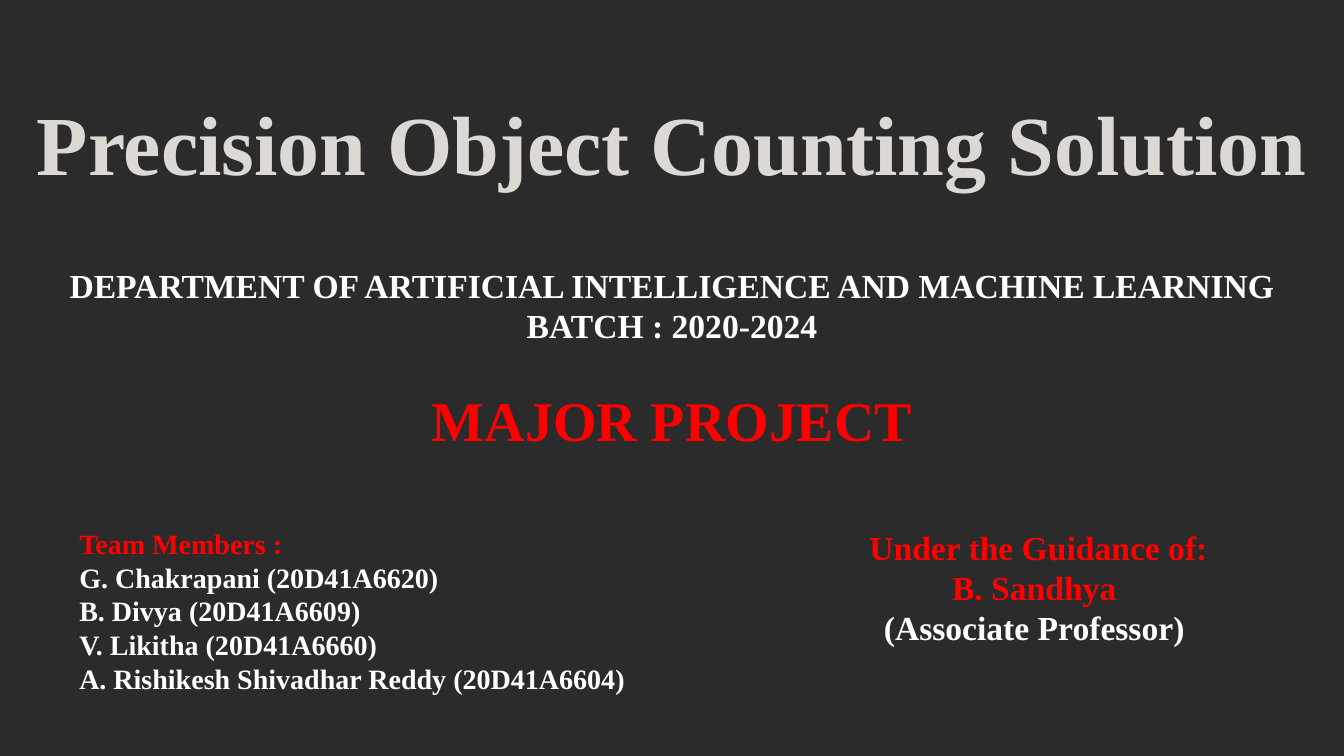
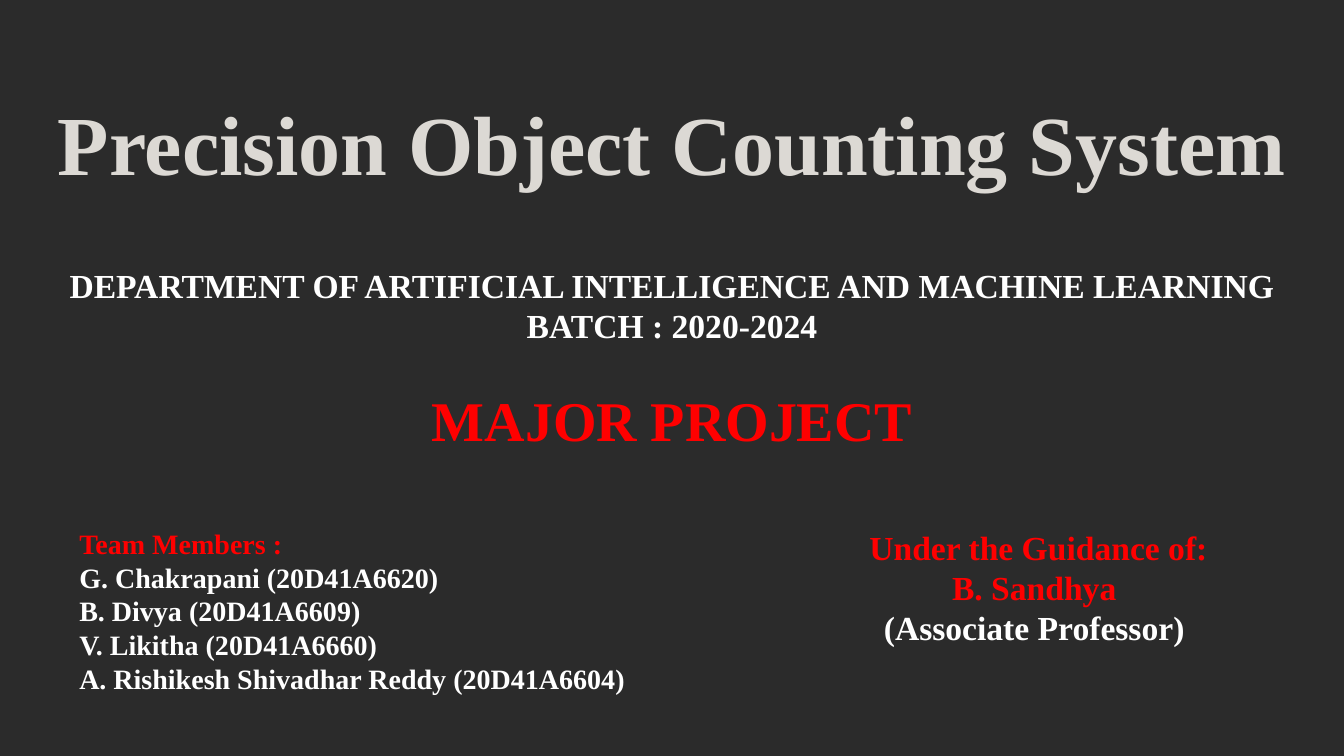
Before and after one commit to Chakrapani2122/Major-Project, a slide deck: slide 1 of Major Project.pptx. Drawn at 1344x756 pixels with LibreOffice and Linux fonts; fonts in the diff are those of the drawing; background and template pictures are left out; a plain dark background stands for a picture behind light text. Boxes give left, top, right and bottom in pixels: in the first picture for what was removed or moved away, otherwise in the second. Text is boxed around its words. In the diff, an @@ line names an element or a change of style, - is before the commit and + after.

```diff
--- a/Major Project.pptx
+++ b/Major Project.pptx
@@ text at bbox=[58, 116, 1286, 191]: text changed @@
-Precision Object Counting Solution
+Precision Object Counting System
```
Also in this commit, not shown: 5 other slides changed, 1 slide added, 1 slide removed, 15 other files.
